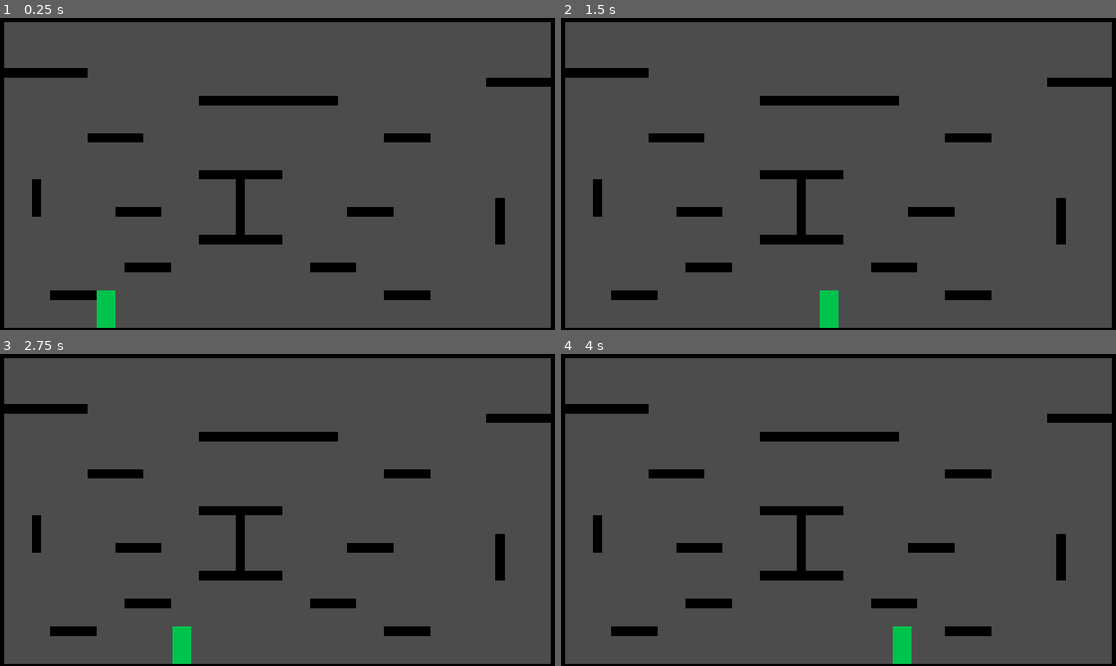
Above: before the commit, frames 1-4 (two rows, left to right).
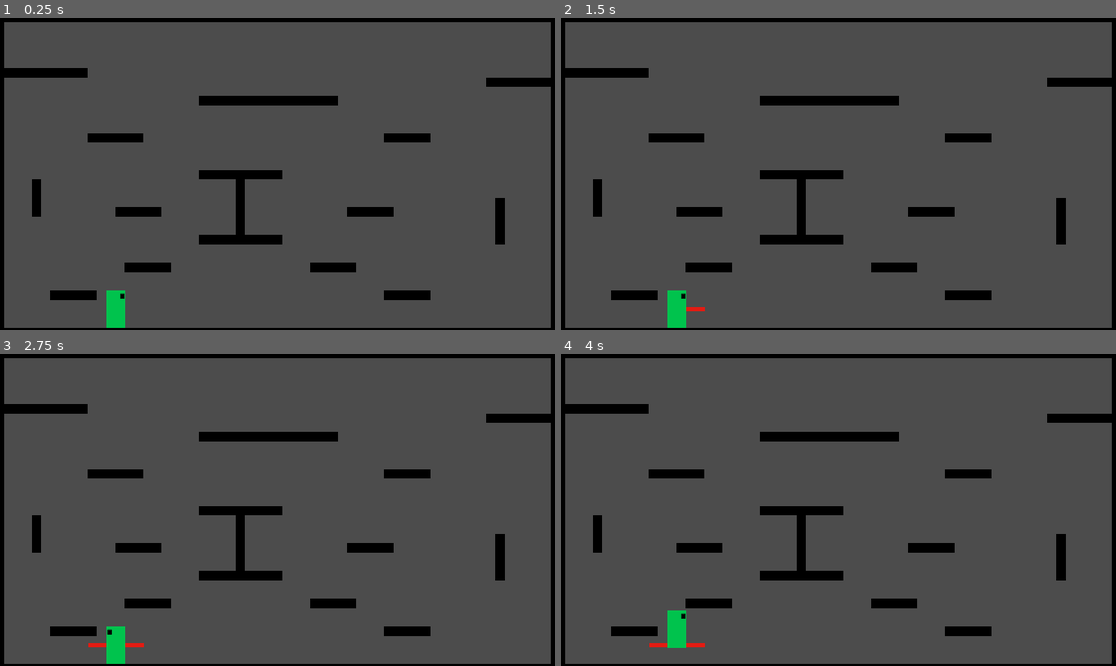
Above: after the commit, the same moments.

Repository: cjsweeten101/LaserGame
Game: Godot game, scene res://Main.tscn
Same seed, same stepped clock (60 frames per second), same inputs: the game is played once before the commit and once after it.
Inputs:
- Up to frame 1 (0.25 s): no input
- Up to frame 2 (1.5 s): tap Enter at 0.5 s; hold Space (shoot, bound only after the commit) 0.53-1.28 s; hold Right (move_right) from 0.53 s (still down); tap Up (move_up) at 0.77 s; tap Space (shoot, bound only after the commit) at 1.35 s
- Up to frame 3 (2.75 s): tap Up (move_up) at 1.52 s; release Right (move_right) at 2.03 s; hold Left (move_left) from 2.03 s (still down); hold Space (shoot, bound only after the commit) from 2.03 s (still down)
- Up to frame 4 (4 s): release Left (move_left) at 2.78 s; release Space (shoot, bound only after the commit) at 2.78 s; hold Right (move_right) from 2.78 s (still down); tap Space (shoot, bound only after the commit) at 2.85 s; tap Up (move_up) at 3.02, 3.77 s; hold Space (shoot, bound only after the commit) from 3.53 s (still down)

The runs differ from the first frame. In frame 1, 0.4% of the frame differs, in the area x 17-23%, y 87-100%; in frame 2, 0.9%; in frame 3, 0.9%, in the area x 15-35%, y 87-100%; in frame 4, 0.9%.

Commit message:
Shoot Laser

Diff:
--- /dev/null
+++ b/GameFiles/Laser/Laser.gd
@@ -0,0 +1,4 @@
+extends KinematicBody2D
+
+func _ready():
+	print("I made it to the scene!")
--- /dev/null
+++ b/GameFiles/Laser/Laser.tscn
@@ -0,0 +1,28 @@
+[gd_scene load_steps=4 format=2]
+
+[ext_resource path="res://Laser/Laser.gd" type="Script" id=1]
+[ext_resource path="res://Laser/laser_sprite.png" type="Texture" id=2]
+
+[sub_resource type="RectangleShape2D" id=1]
+
+custom_solver_bias = 0.0
+extents = Vector2( 32, 8 )
+
+[node name="Laser" type="KinematicBody2D" groups=[
+"Laser",
+]]
+
+input_pickable = false
+collision_layer = 1
+collision_mask = 1
+collision/safe_margin = 0.08
+script = ExtResource( 1 )
+_sections_unfolded = [ "Transform" ]
+
+[node name="CollisionShape2D" type="CollisionShape2D" parent="." index="0"]
+
+shape = SubResource( 1 )
+
+[node name="Sprite" type="Sprite" parent="." index="1"]
+
+texture = ExtResource( 2 )
--- a/GameFiles/Level/level1.tscn
+++ b/GameFiles/Level/level1.tscn
@@ -2,7 +2,7 @@
 
 [ext_resource path="res://Level/Tilesets/tileset.tres" type="TileSet" id=1]
 
-[node name="Node2D" type="Node2D" index="0"]
+[node name="Level" type="Node2D"]
 
 [node name="TileMap" type="TileMap" parent="." index="0"]
 
--- a/GameFiles/Main.tscn
+++ b/GameFiles/Main.tscn
@@ -3,10 +3,10 @@
 [ext_resource path="res://Level/level1.tscn" type="PackedScene" id=1]
 [ext_resource path="res://Player/Player.tscn" type="PackedScene" id=2]
 
-[node name="Main" type="Node2D"]
+[node name="Main" type="Node2D" index="0"]
 
-[node name="Node2D" parent="." index="0" instance=ExtResource( 1 )]
+[node name="Level" parent="." index="0" instance=ExtResource( 1 )]
 
 [node name="KinematicBody2D" parent="." index="1" instance=ExtResource( 2 )]
 
-position = Vector2( 351.126, 963.964 )
+position = Vector2( 402.719, 995.774 )
--- a/GameFiles/Player/Player.gd
+++ b/GameFiles/Player/Player.gd
@@ -7,14 +7,19 @@
 var direction = Vector2()
 const UP = Vector2(0, -1)
 
+var can_shoot = true
+var laser = preload("res://Laser/Laser.tscn")
+
 func _physics_process(delta):
 	var friction = false
 
 	direction.y += gravity
 	if Input.is_action_pressed("move_right"):
 		direction.x = min(direction.x + accel, max_speed)
+		$Sprite.flip_h = false
 	elif Input.is_action_pressed("move_left"):
 		direction.x = max(direction.x - accel, -max_speed)
+		$Sprite.flip_h = true
 	else:
 		friction = true
 
@@ -26,4 +31,19 @@
 	else:
 		if friction == true:
 			direction.x = lerp(direction.x, 0, .2)
+
+	if Input.is_action_pressed("shoot") and can_shoot:
+		var main = get_parent()
+		var new_laser = laser.instance()
+		if $Sprite.flip_h:
+			new_laser.position = position + Vector2(-64,0)
+		#Facing Right
+		else:
+			new_laser.position = position + Vector2(64,0)
+		main.add_child(new_laser)
+		can_shoot = false
+		$reload.start()
 	direction = move_and_slide(direction, UP)
+
+func _on_reload_timeout():
+	can_shoot = true
--- a/GameFiles/Player/Player.tscn
+++ b/GameFiles/Player/Player.tscn
@@ -30,3 +30,12 @@
 [node name="Sprite" type="Sprite" parent="." index="1"]
 
 texture = ExtResource( 2 )
+
+[node name="reload" type="Timer" parent="." index="2"]
+
+process_mode = 1
+wait_time = 1.0
+one_shot = true
+autostart = false
+
+[connection signal="timeout" from="reload" to="." method="_on_reload_timeout"]
--- a/GameFiles/project.godot
+++ b/GameFiles/project.godot
@@ -29,6 +29,8 @@
  ]
 move_up=[ Object(InputEventKey,"resource_local_to_scene":false,"resource_name":"","device":0,"alt":false,"shift":false,"control":false,"meta":false,"command":false,"pressed":false,"scancode":16777232,"unicode":0,"echo":false,"script":null)
  ]
+shoot=[ Object(InputEventKey,"resource_local_to_scene":false,"resource_name":"","device":0,"alt":false,"shift":false,"control":false,"meta":false,"command":false,"pressed":false,"scancode":32,"unicode":0,"echo":false,"script":null)
+ ]
 
 [rendering]
 
Binary file added: GameFiles/Laser/laser_sprite.png
Not shown, changed: GameFiles/Laser/laser_sprite.png.import
Binary file changed: GameFiles/Player/test_player_sprite.png
Not shown, added: GameFiles/Player/test_player_sprite.png~
